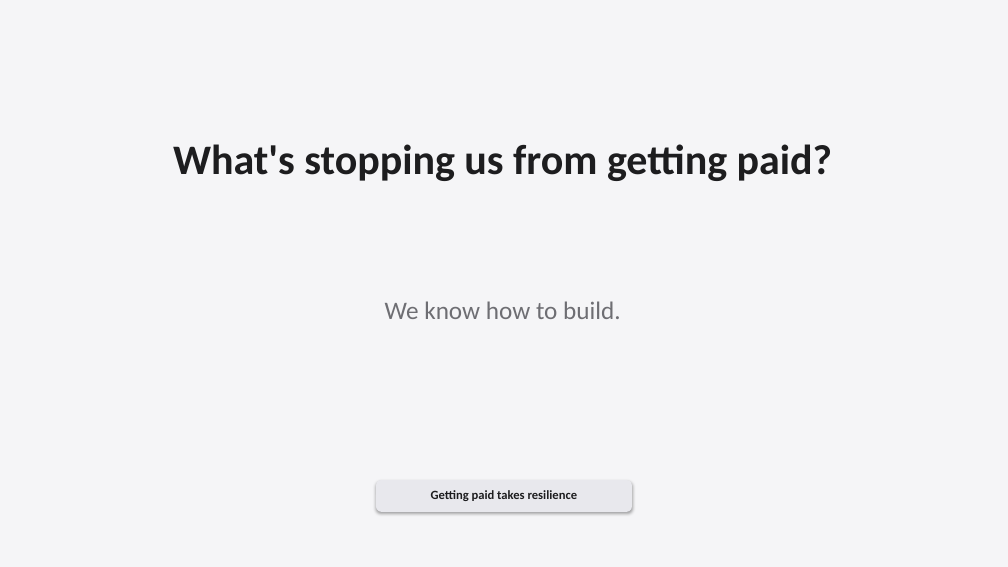
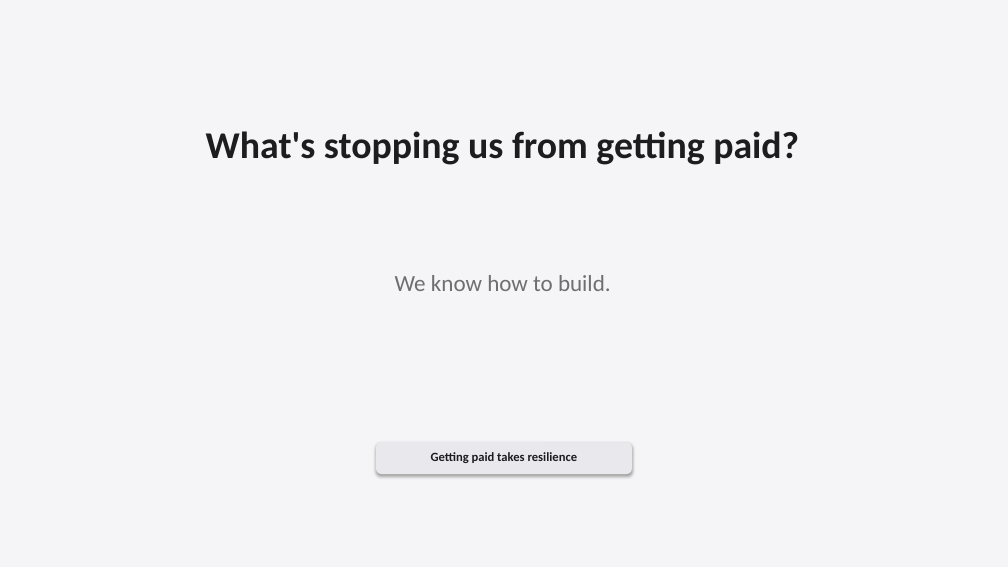
Before and after one commit to shangeethsivan/shangeethsivan.github.io, a slide deck: slide 1 of talks/shipaton-kug-chennai-2026/shipaton-kug-chennai-2026.pptx. Drawn at 1008x567 pixels with LibreOffice and Linux fonts; fonts in the diff are those of the drawing. Boxes give left, top, right and bottom in pixels: in the first picture for what was removed or moved away, otherwise in the second. Text is boxed around its words. In the diff, an @@ line names an element or a change of style, - is before the commit and + after.

```diff
--- a/talks/shipaton-kug-chennai-2026/shipaton-kug-chennai-2026.pptx
+++ b/talks/shipaton-kug-chennai-2026/shipaton-kug-chennai-2026.pptx
@@ text "What's stopping us from getting ...": place and size @@
-text "What's stopping us from getting ..." at (173,144,832,181)
+text "What's stopping us from getting ..." at (206,131,799,165)
@@ text "What's stopping us from getting ..." at (206,131,799,165): size 40 to 36 pt @@
@@ text "We know how to build.": place and size @@
-text "We know how to build." at (385,301,621,319)
+text "We know how to build." at (395,275,611,291)
@@ text "We know how to build." at (395,275,611,291): size 24 to 22 pt @@
@@ text "Getting paid takes resilience": place and size @@
-text "Getting paid takes resilience" at (431,490,578,501)
+text "Getting paid takes resilience" at (431,452,578,463)
@@ rounded rectangle: place and size @@
-rounded rectangle at (376,480,631,512)
+rounded rectangle at (376,442,631,474)
```
Also in this commit, not shown: 8 other slides changed, 8 slides added, 4 other files.
